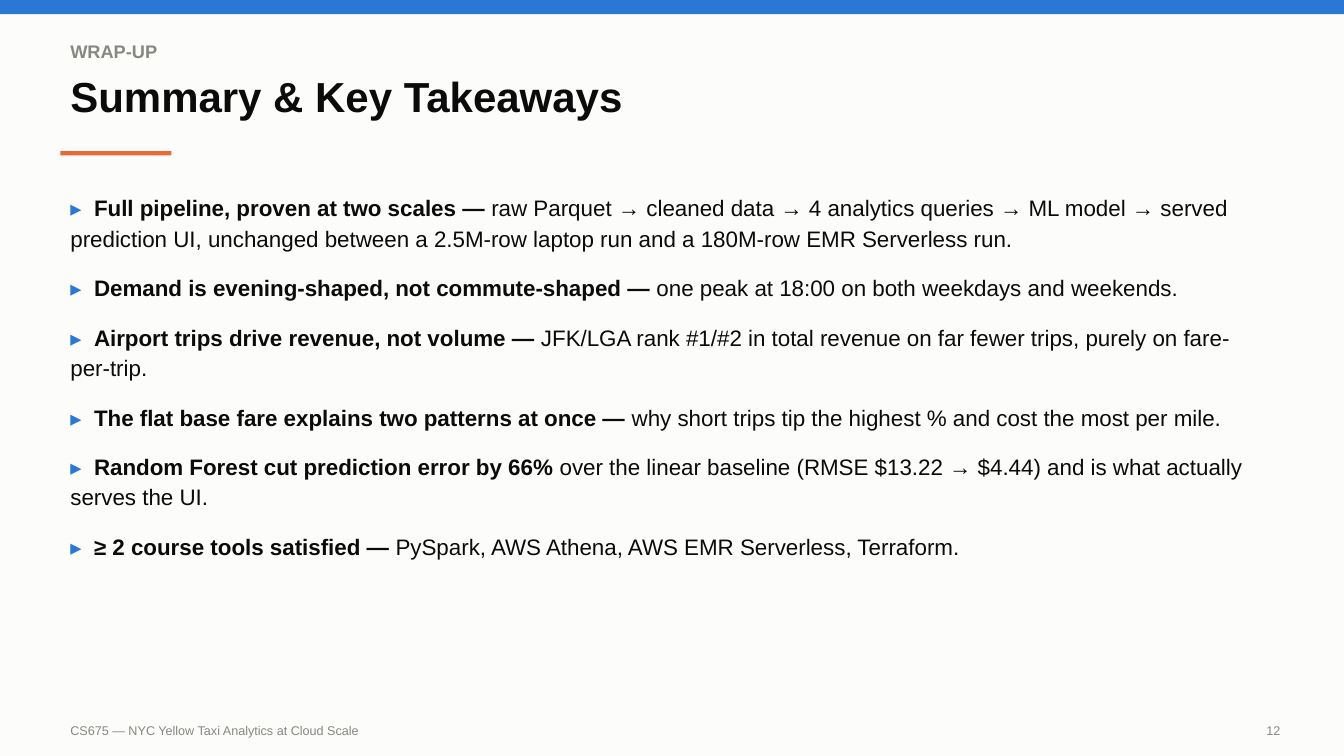
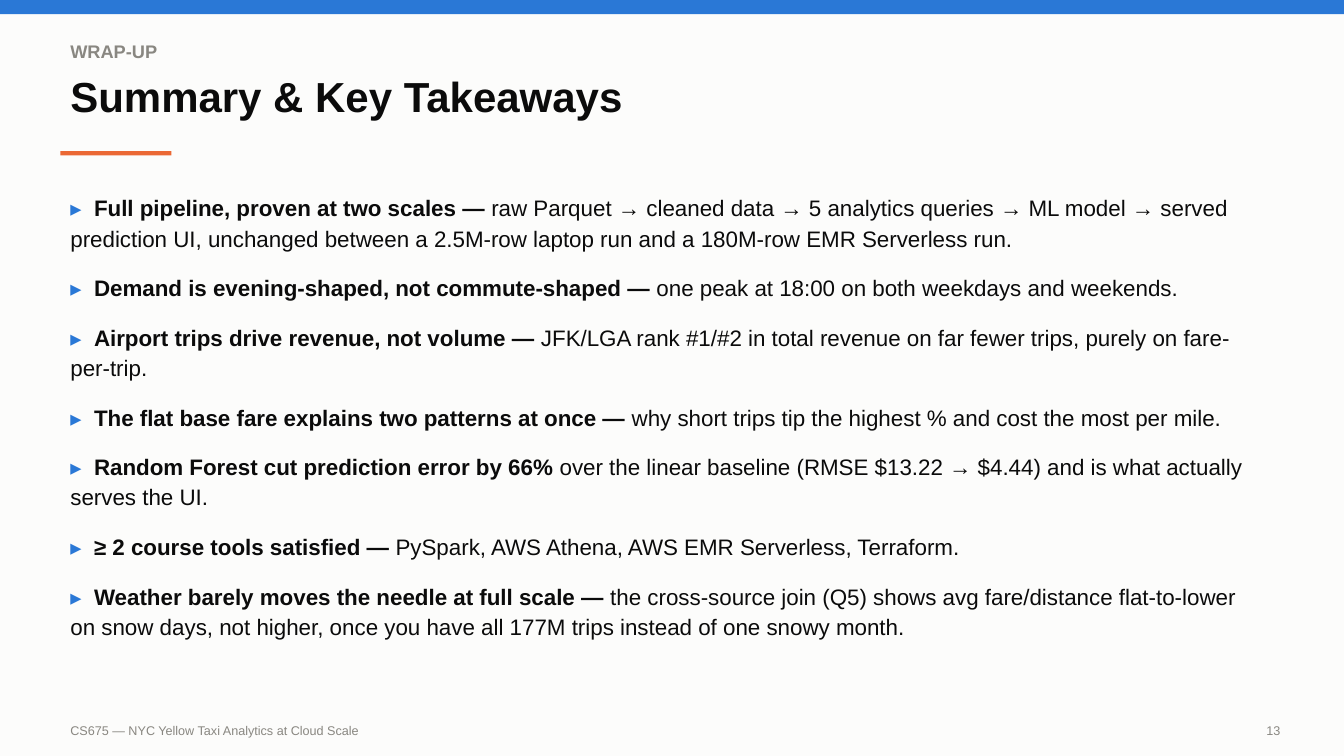
Before and after one commit to oomintrixx/cs675, a slide deck: slide 12 of CS675_Presentation.pptx (slide 11 before the commit). Drawn at 1344x756 pixels with LibreOffice and Linux fonts; fonts in the diff are those of the drawing. Boxes give left, top, right and bottom in pixels: in the first picture for what was removed or moved away, otherwise in the second. Text is boxed around its words. In the diff, an @@ line names an element or a change of style, - is before the commit and + after.

```diff
--- a/CS675_Presentation.pptx
+++ b/CS675_Presentation.pptx
@@ text at (70, 199, 1227, 252): text changed @@
-▸ Full pipeline, proven at two scales — raw Parquet → cleaned data → 4 analytics queries → ML model → served prediction UI, unchanged between a 2.5M-row laptop run and a 180M-row EMR Serverless run.
+▸ Full pipeline, proven at two scales — raw Parquet → cleaned data → 5 analytics queries → ML model → served prediction UI, unchanged between a 2.5M-row laptop run and a 180M-row EMR Serverless run.
@@ text at (70, 588, 1236, 640): paragraph added @@
+▸ Weather barely moves the needle at full scale — the cross-source join (Q5) shows avg fare/distance flat-to-lower on snow days, not higher, once you have all 177M trips instead of one snowy month.
@@ text at (1266, 726, 1280, 735): text changed @@
-12
+13
```
Also in this commit, not shown: 6 other slides changed, 1 slide added.
